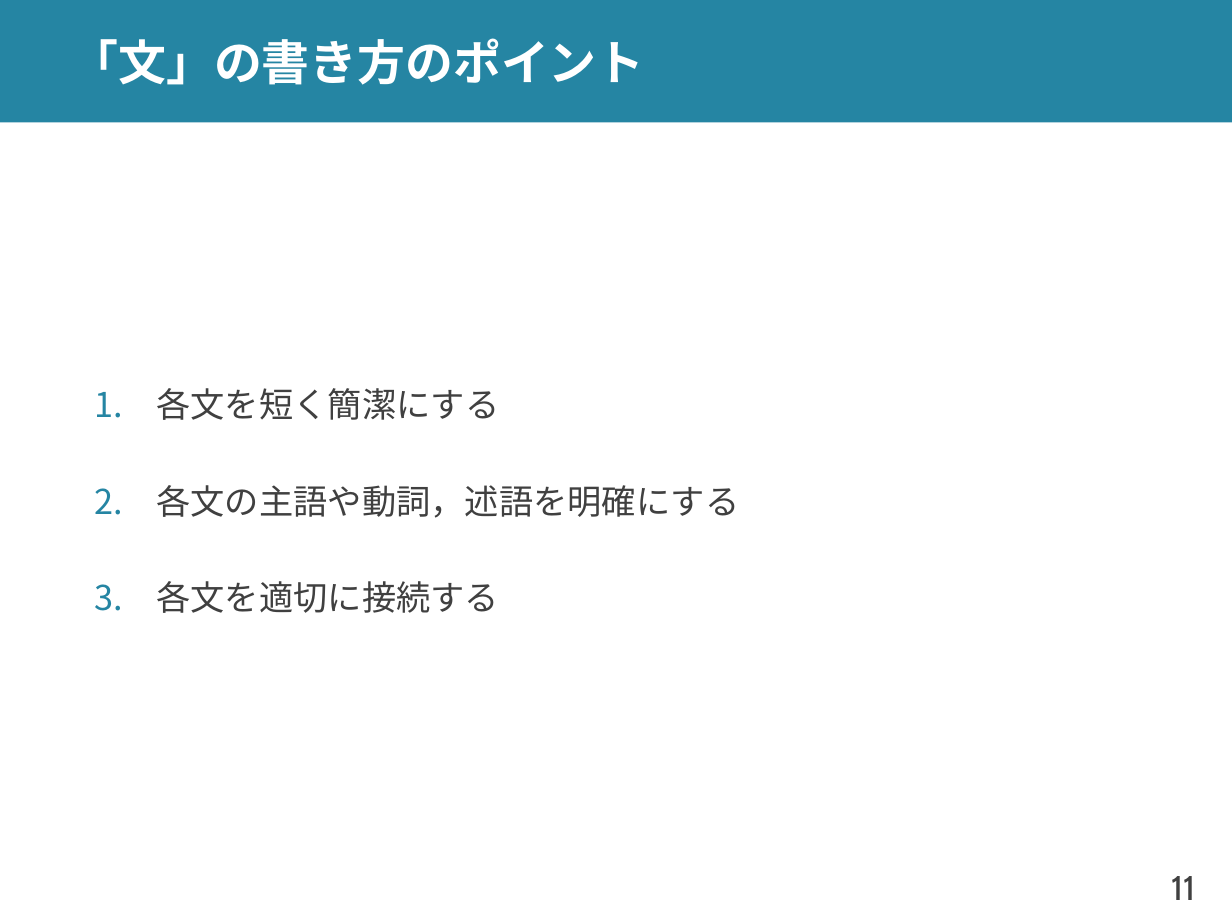
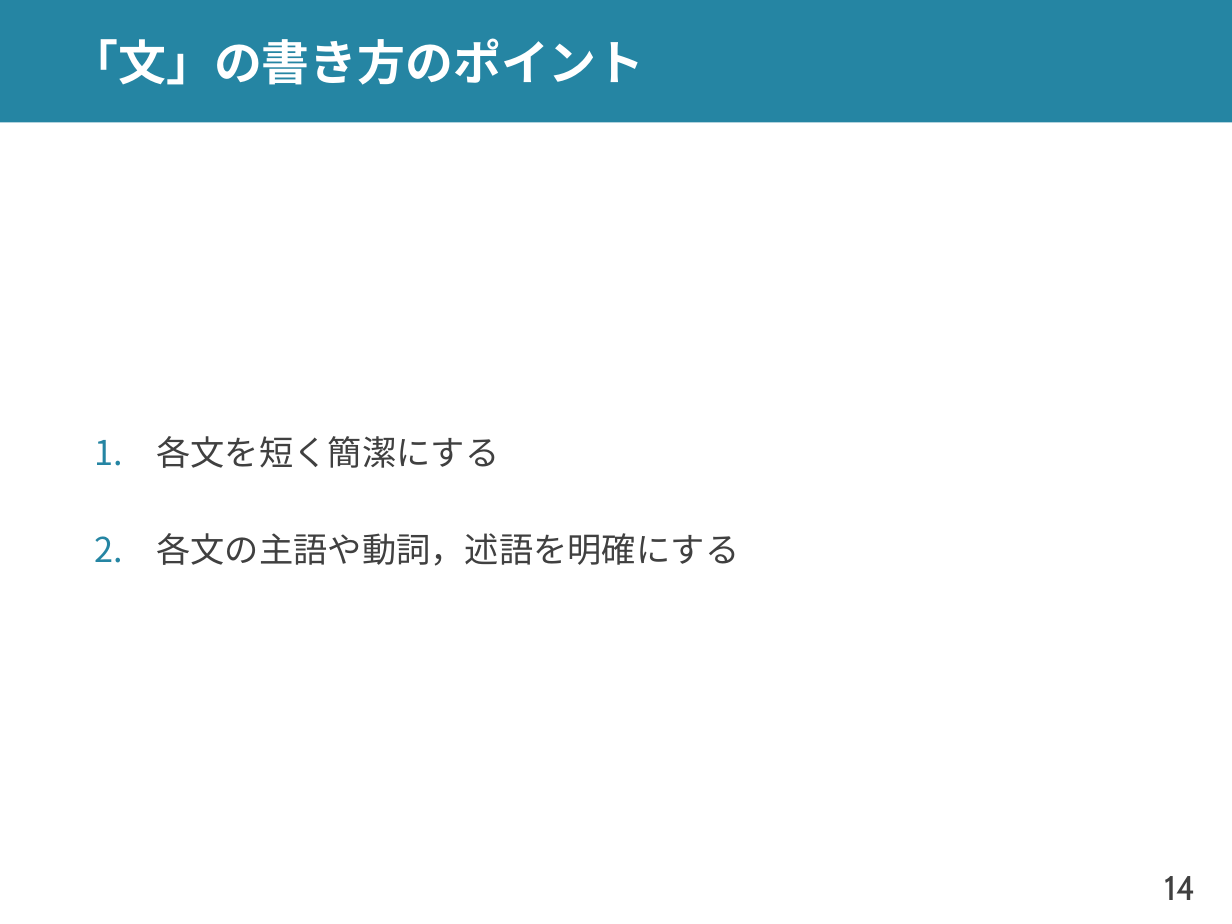
Before and after one commit to shioya-lab/how-to, a slide deck: slide 14 of writing.pptx (slide 11 before the commit). Drawn at 1232x924 pixels with LibreOffice and Linux fonts; fonts in the diff are those of the drawing. Boxes give left, top, right and bottom in pixels: in the first picture for what was removed or moved away, otherwise in the second. Text is boxed around its words. In the diff, an @@ line names an element or a change of style, - is before the commit and + after.

```diff
--- a/writing.pptx
+++ b/writing.pptx
@@ text at <box>156,581,499,613</box>: paragraph removed @@
-3. 各文を適切に接続する
@@ page number at <box>1164,876,1195,900</box>: text changed @@
-11
+14
```
Also in this commit, not shown: 4 other slides changed, 6 slides added.
